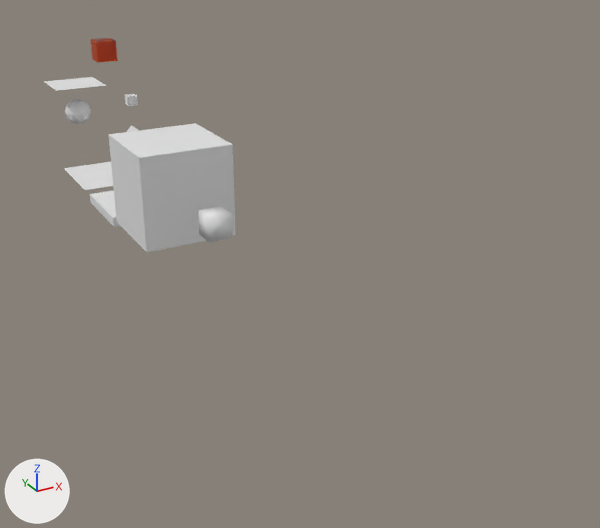
One commit to the Blender file blender_vat.blend: the scene before it, then after it.
One viewpoint serves both versions: a 50 mm camera at (-8.3, -23.1, 9.4) aimed at (2.7, -3.1, -0.6). The lights are fixed; the arrows at lower left show +X, +Y and +Z. The picture after the commit comes second.

The first picture shows 'Cube.002', 'Plane', 'exp_fluid', 'exp_particles', 'softCube.001' and 4 more.
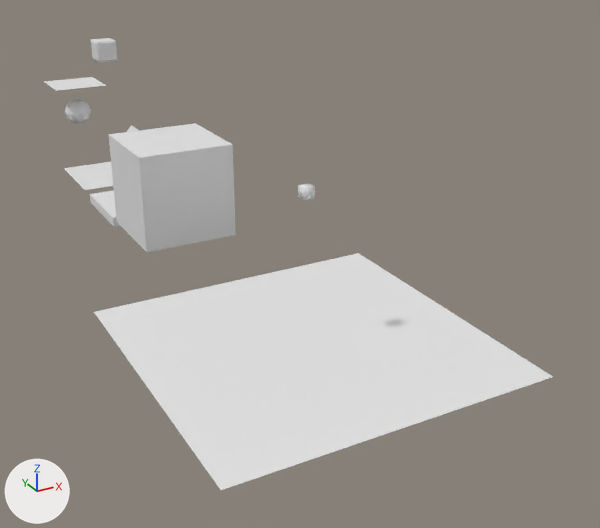
What the commit changed:
me_cube_006 has 386 vertices, 384 faces and spans x -0.352..0.352, y -0.352..0.352, z -0.352..0.352.
me_cube_006 no longer uses material mat_material (orange #e74000).
Object 'Cube.002' (ob_cube_002) is deleted.
Object 'exp_particles' (ob_exp_particles) moves from (0.09, -3.02, 1.15) to (0.09, -8.19, 3.63).
Object 'exp_particles' (ob_exp_particles) is rescaled from (0.351, 0.351, 0.351) to (0.133, 0.133, 0.133).
Object 'Plane.001' (ob_plane_001) is new; it shows a copy of the mesh of ob_plane.
Its location is (0.12, -8.18, -0.07).
Its scale is (3.93, 3.93, 3.93).

Boxes (x1, y1, x2, y2) around the edits, measured in the pictures (600 x 528 px):
'Plane.001', added: after (94, 253, 553, 490)
'exp_particles', moved, rescaled (49% narrower, 50% shorter): before (198, 207, 232, 242); after (298, 183, 315, 200)
'softCube.001', recoloured: (90, 38, 118, 63) in both
'Cube.002', deleted: before (125, 94, 138, 106)
